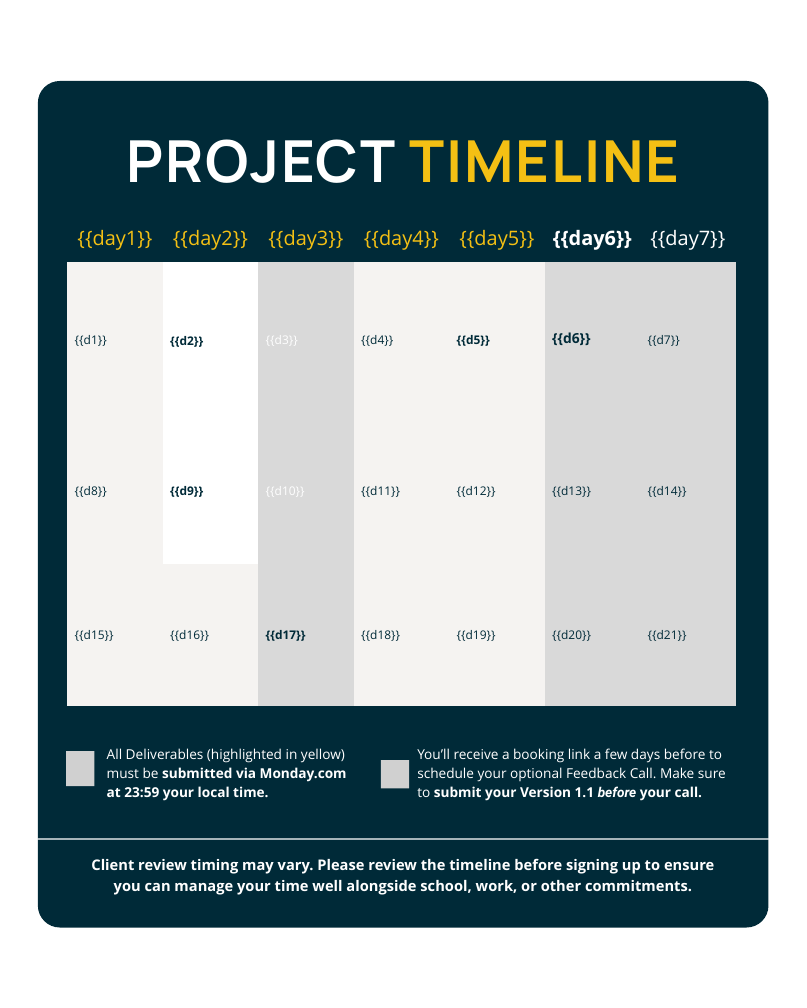
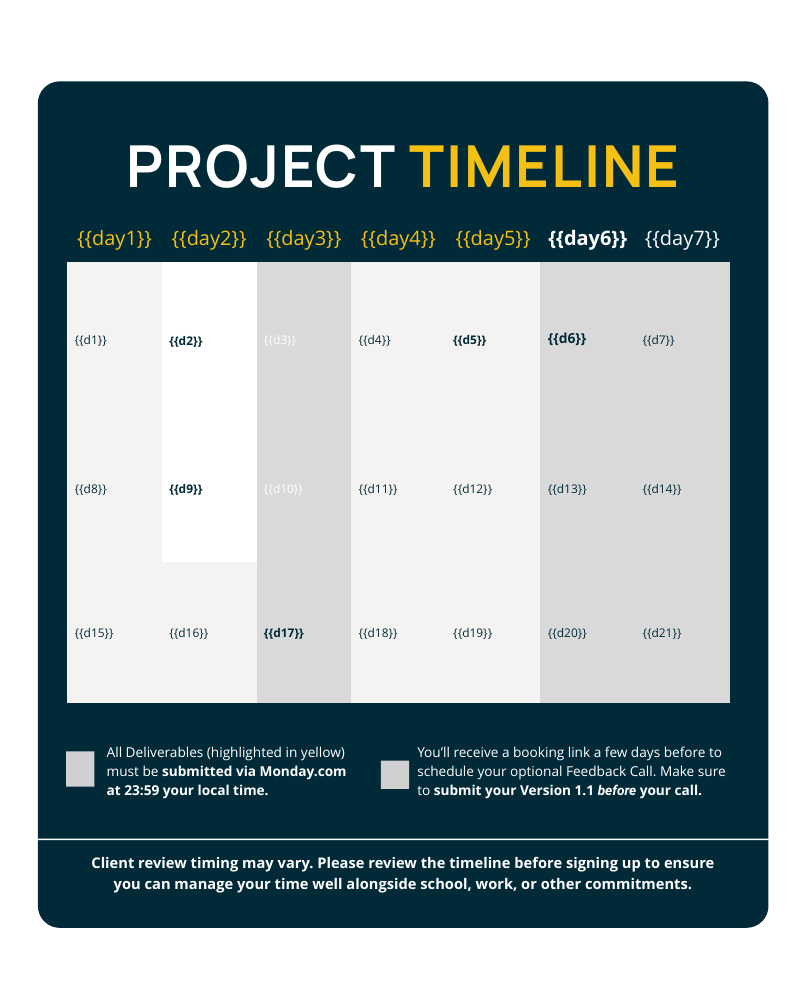
Before and after one commit to Priya-Rathor/TLDP_Project, a slide deck: slide 2 of btemplate.pptx. Drawn at 807x1008 pixels with LibreOffice and Linux fonts; fonts in the diff are those of the drawing; grey boxes stand for pictures. Boxes give left, top, right and bottom in pixels: in the first picture for what was removed or moved away, otherwise in the second. Text is boxed around its words. In the diff, an @@ line names an element or a change of style, - is before the commit and + after.

```diff
--- a/btemplate.pptx
+++ b/btemplate.pptx
@@ freeform shape at bbox=[38, 81, 768, 928]: outline redrawn @@
@@ text "PROJECT TIMELINE": place and size @@
-text "PROJECT TIMELINE" at bbox=[127, 139, 679, 183]
+text "PROJECT TIMELINE" at bbox=[127, 144, 679, 188]
@@ table: place and size @@
-table at bbox=[67, 213, 735, 707]
+table at bbox=[67, 213, 730, 703]
@@ freeform shape at bbox=[37, 839, 770, 840]: outline redrawn @@
```
Also in this commit, not shown: 11 other slides changed, 1 other file.
